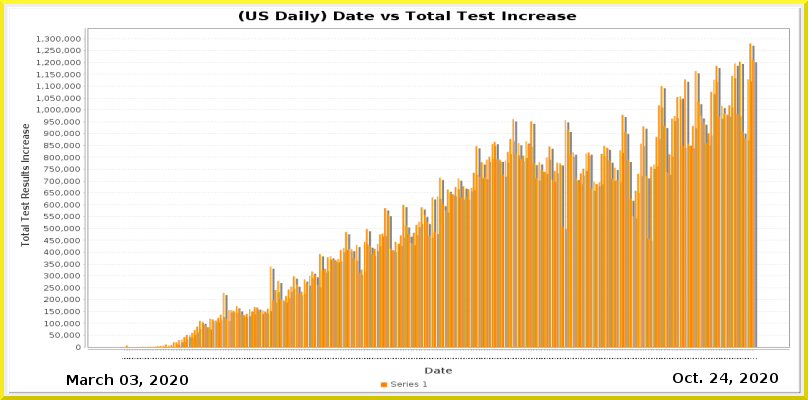
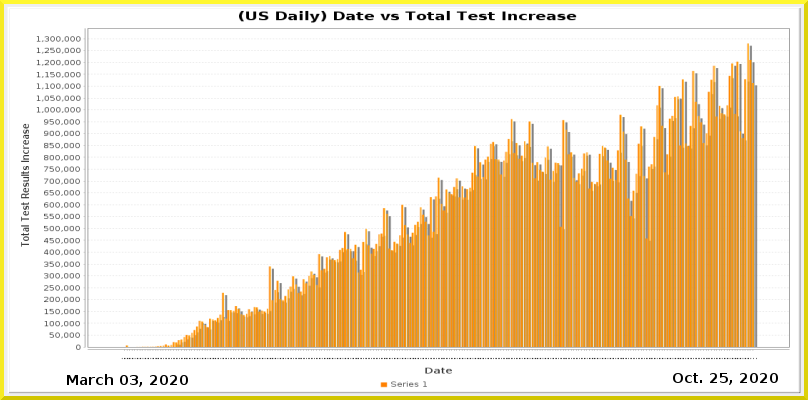
Two versions of the same layered image (808x400). Layer-by-layer changes:
painted on "Current Date" over [720, 373, 728, 383]
painted on "Date_vs_TestIncrease.png" over [134, 43, 758, 360]
